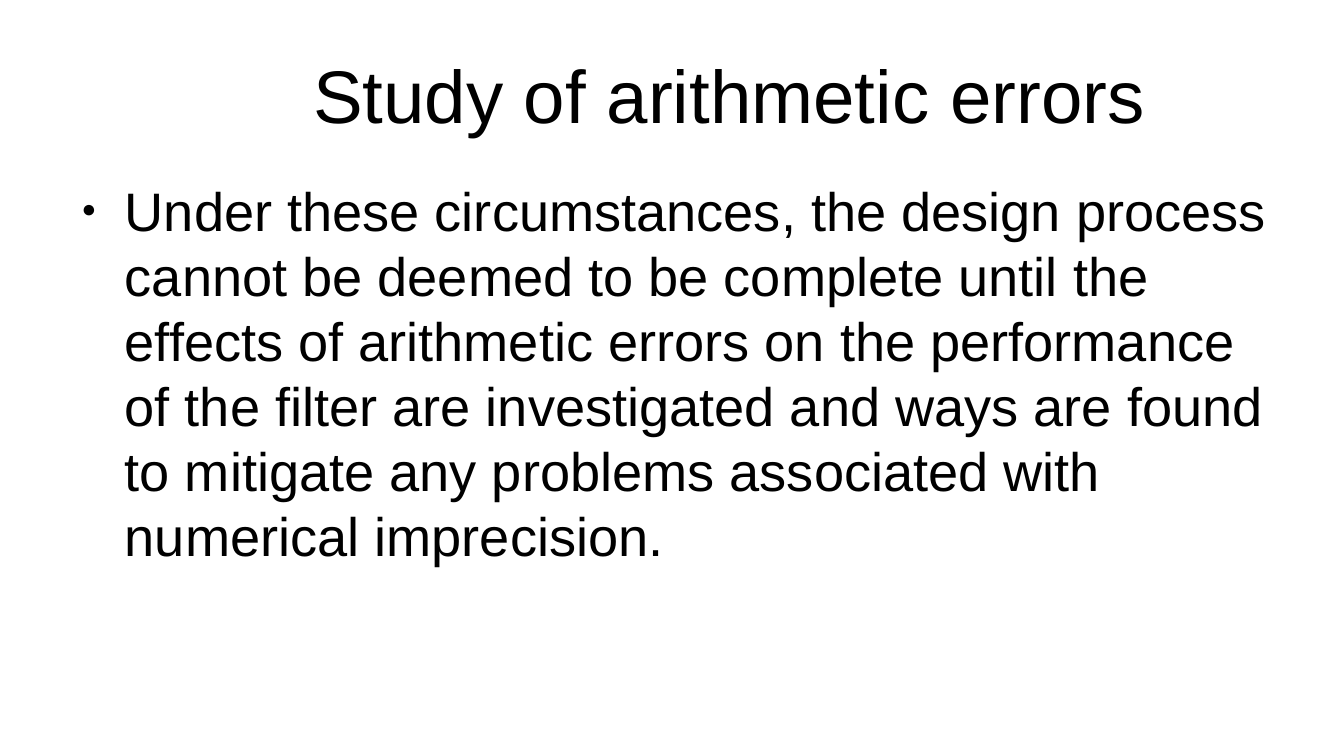
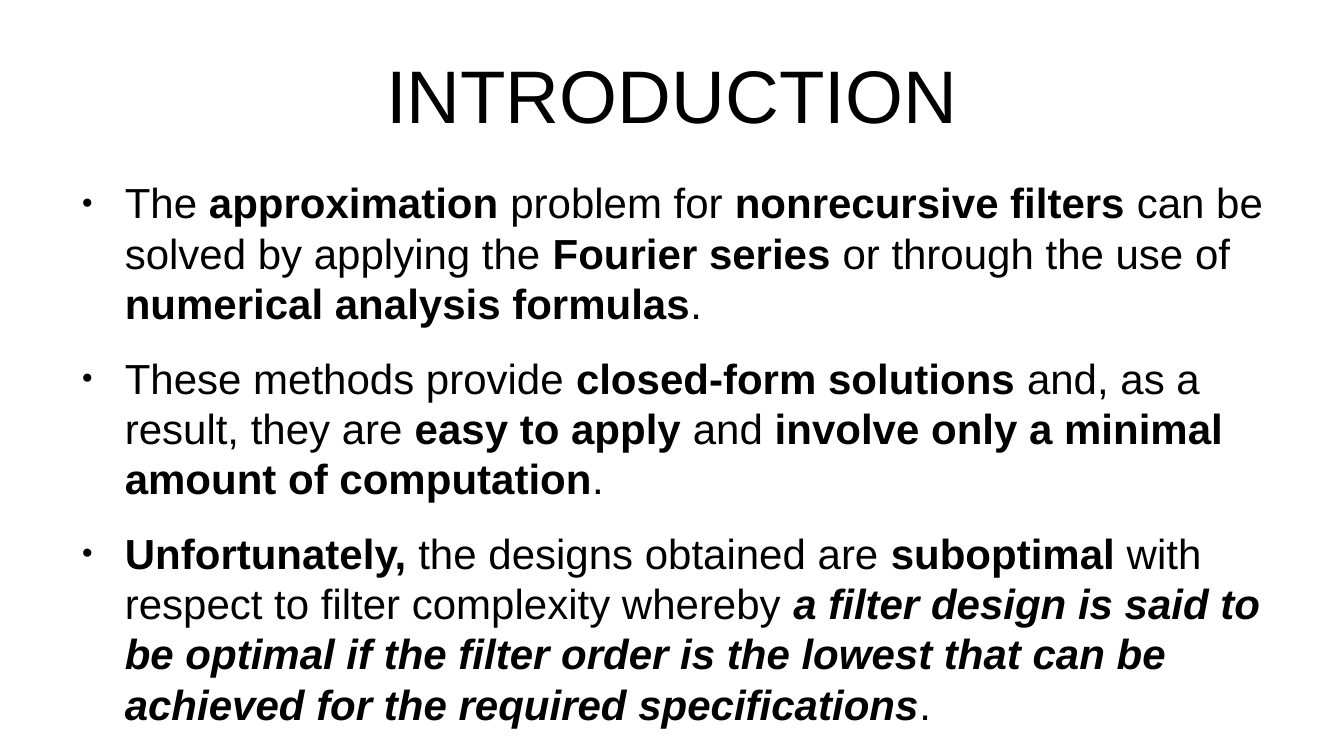
Before and after one commit to miftanurfarid/pengolahan_sinyal_digital, a slide deck: slide 9 of slide/2022/09.design_of_nonrecursive_(fir)_filters/09.design_of_nonrecursive_(fir)_filters.odp. Drawn at 1344x756 pixels with LibreOffice and Linux fonts; fonts in the diff are those of the drawing; background and template pictures are left out. Boxes give left, top, right and bottom in pixels: in the first picture for what was removed or moved away, otherwise in the second. Text is boxed around its words. In the diff, an @@ line names an element or a change of style, - is before the commit and + after.

```diff
--- a/slide/2022/09.design_of_nonrecursive_(fir)_filters/09.design_of_nonrecursive_(fir)_filters.odp
+++ b/slide/2022/09.design_of_nonrecursive_(fir)_filters/09.design_of_nonrecursive_(fir)_filters.odp
@@ title at [386,71,957,124]: text changed @@
-  Study of arithmetic errors
+INTRODUCTION
@@ text at [125,187,1263,728]: text changed; size 32 to 24.8 pt; bold on @@
-● Under these circumstances, the design process cannot be deemed to be complete until the effects of arithmetic errors on the performance of the ﬁlter are investigated and ways are found to mitigate any problems associated with numerical imprecision.
+● The approximation problem for nonrecursive ﬁlters can be solved by applying the Fourier series or through the use of numerical analysis formulas.
+● These methods provide closed-form solutions and, as a result, they are easy to apply and involve only a minimal amount of computation.
+● Unfortunately, the designs obtained are suboptimal with respect to ﬁlter complexity whereby a ﬁlter design is said to be optimal if the ﬁlter order is the lowest that can be achieved for the required speciﬁcations.
```
Also in this commit, not shown: 3 other slides changed, 7 slides added, 61 slides removed.
